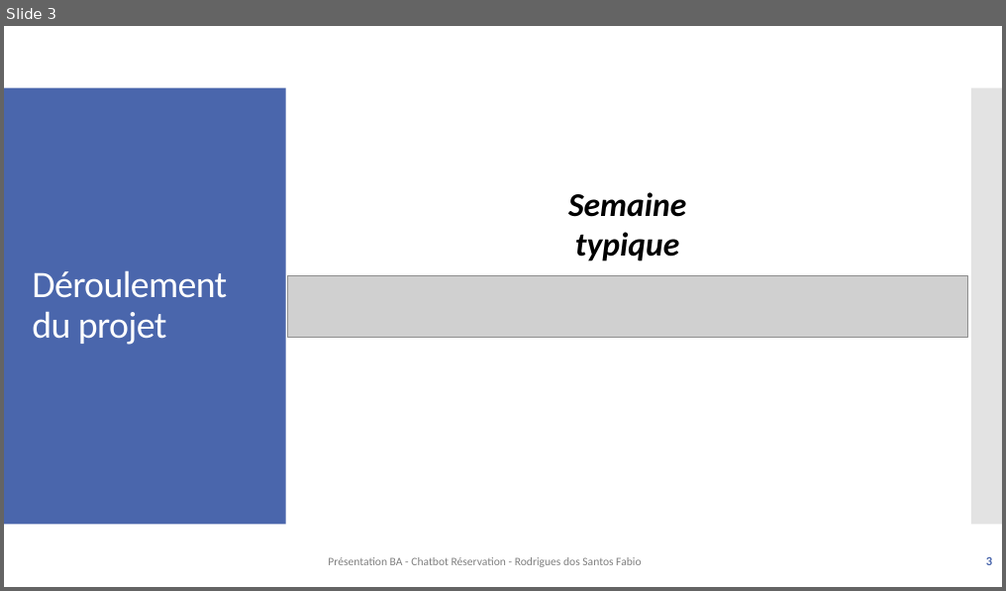
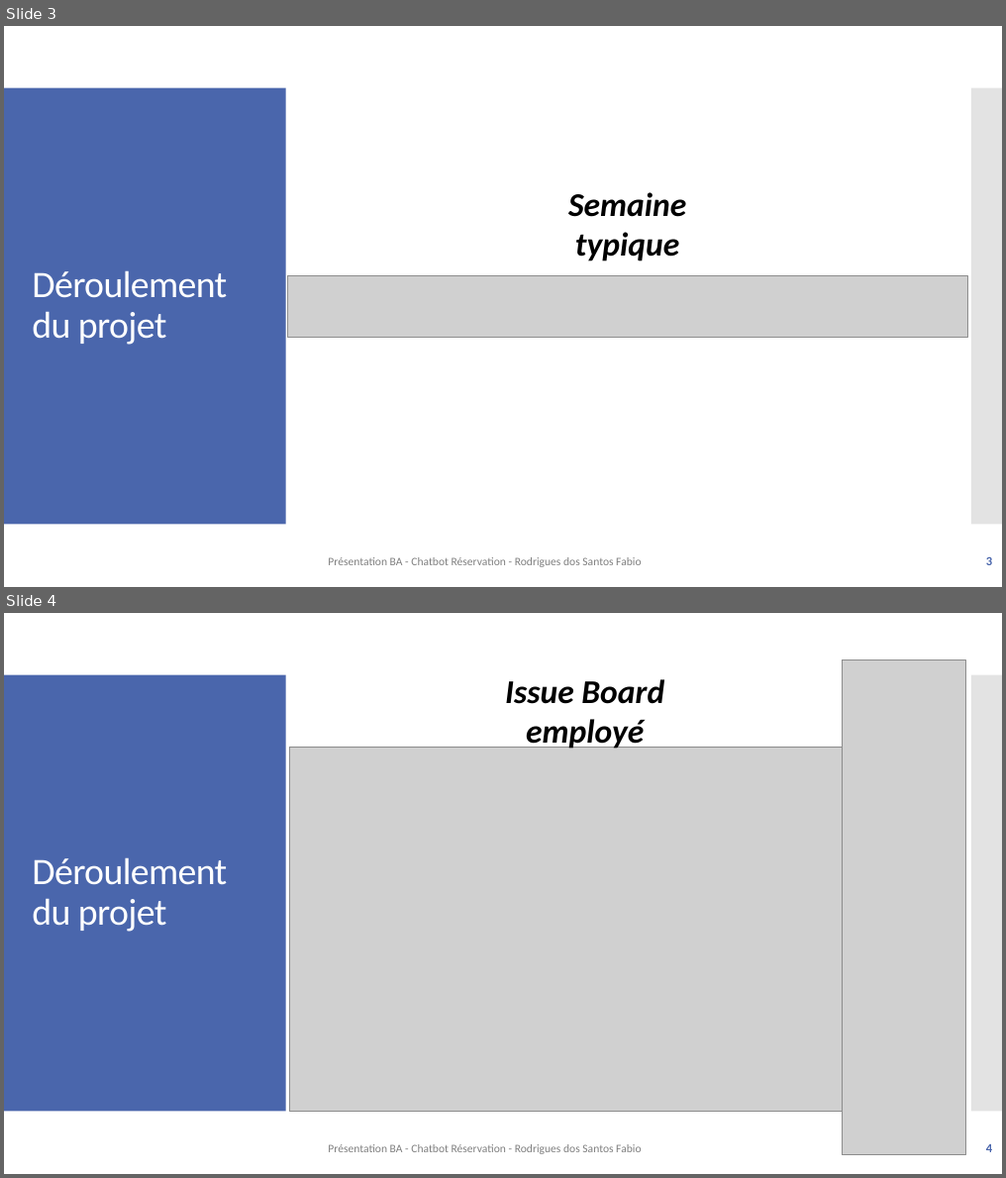
Before and after one commit to f-rdrgs/projet-bachelor, a slide deck: documentation/travail_bachelor/ISC_LOG_presentation_diplome_RodriguesDosSantosFabio_EggenbergNiklaus_2024.pptx. Shown one above the other, each under a label of ours: slide 3 before the commit, slides 3 and 4 after it. The pictures are 1006x591 and 1006x1178 pixels, drawn with LibreOffice and Linux fonts; fonts in the diff are those of the drawing; grey boxes stand for pictures. Boxes give left, top, right and bottom in pixels: in the first picture for what was removed or moved away, otherwise in the second. Text is boxed around its words. In the diff, an @@ line names an element or a change of style, - is before the commit and + after.

```diff
--- a/documentation/travail_bachelor/ISC_LOG_presentation_diplome_RodriguesDosSantosFabio_EggenbergNiklaus_2024.pptx
+++ b/documentation/travail_bachelor/ISC_LOG_presentation_diplome_RodriguesDosSantosFabio_EggenbergNiklaus_2024.pptx
@@ slide 4 added at [4,613,1002,1174], background #FFFFFF; not listed: 2 template elements that a slide beside it also shows @@
@@ picture added at [842,661,965,1156] @@
@@ text added at [505,679,664,752], 32 pt, text #000000, bold, italic @@
+Issue Board employé
@@ picture added at [289,747,842,1112] @@
@@ title added at [32,858,227,932], 36 pt, text #FFFFFF @@
+Déroulement du projet
@@ text added at [328,1145,641,1155], 11 pt, text #808080 @@
+Présentation BA - Chatbot Réservation - Rodrigues dos Santos Fabio
@@ page number added at [986,1145,992,1153], 12 pt, text #4A66AC, bold @@
+4
```
Also in this commit, not shown: 17 slides changed, 6 other slides added, 1 slide removed, 2 other files.
